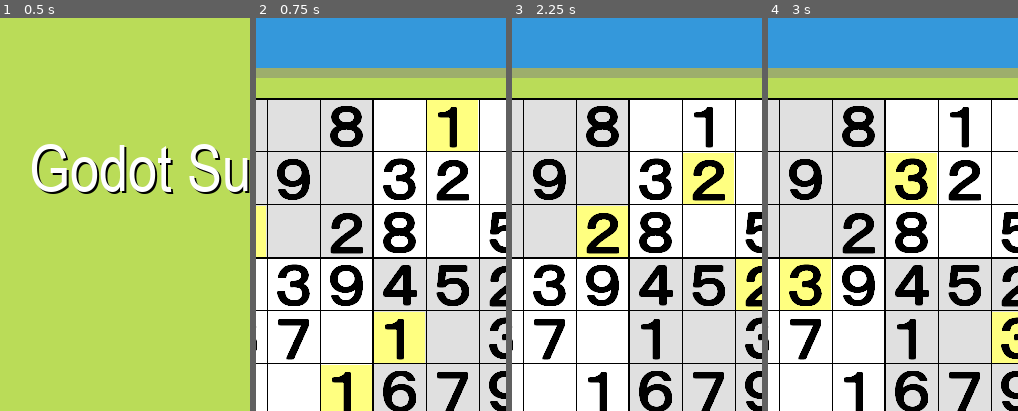
Above: before the commit, frames 1-4 (left to right).
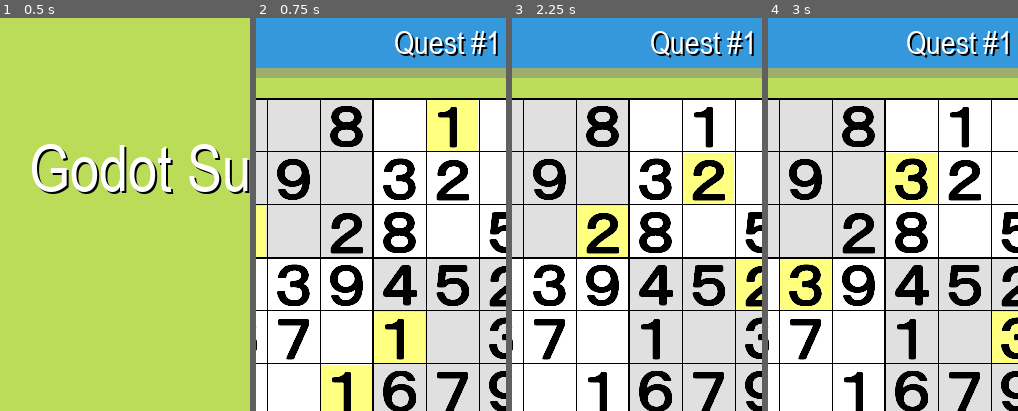
Above: after the commit, the same moments.

Repository: vivisuke/GodotSudoku
Game: Godot game, scene res://LevelScene.tscn
The game is run twice, just before and just after one commit, with the same random seed, the same clock (stepped at 60 frames per second) and the same inputs.
Inputs (mouse positions are % of the whole screen's width and height, from its top left):
- Up to frame 1 (0.5 s): no input
- Up to frame 2 (0.75 s): click (17, 63) at 0.5 s
- Up to frame 3 (2.25 s): click (34, 77) at 1.25 s; click (51, 77) at 2 s
- Up to frame 4 (3 s): click (67, 77) at 2.75 s
The pictures show only the part of the screen within x 11-61%, y 0-50%; the shares and areas given below are measured in that part.

Frame 1 is identical in both runs. In frame 2, 1.4% of the frame differs, in the area x 55-97%, y 3-11%; in frame 3, 1.4%; in frame 4, 1.4%.

Commit message:
0035 ◎ C 03/22 03/22 0.001│ToDo│メイン画面：タイトルバー中央に問題番号表示

Diff:
--- a/GodotSudoku/Main.gd
+++ b/GodotSudoku/Main.gd
@@ -19,6 +19,7 @@
 var numButtons = []
 
 func _ready():
+	$TitleLabel.text = "Quest #%d" % Global.qNumber
 	numButtons.resize(9)
 	for i in range(9):
 		numButtons[i] = numButtonNode(i+1)
--- a/GodotSudoku/Main.tscn
+++ b/GodotSudoku/Main.tscn
@@ -69,6 +69,11 @@
 [ext_resource path="res://images/numButtonCursor.png" type="Texture" id=67]
 [ext_resource path="res://images/arrow_back_white.png" type="Texture" id=68]
 [ext_resource path="res://images/arrow_back_gray.png" type="Texture" id=69]
+[ext_resource path="res://Arialn.ttf" type="DynamicFontData" id=70]
+
+[sub_resource type="DynamicFont" id=3]
+size = 32
+font_data = ExtResource( 70 )
 
 [sub_resource type="TileSet" id=1]
 0/name = "numCursor.png 0"
@@ -629,6 +634,20 @@
 "_edit_use_anchors_": false
 }
 
+[node name="TitleLabel" type="Label" parent="."]
+margin_left = 191.273
+margin_top = 5.75682
+margin_right = 298.273
+margin_bottom = 42.7568
+custom_fonts/font = SubResource( 3 )
+custom_colors/font_color_shadow = Color( 0, 0, 0, 1 )
+custom_constants/shadow_offset_x = 2
+custom_constants/shadow_offset_y = 2
+text = "Quest #1"
+__meta__ = {
+"_edit_use_anchors_": false
+}
+
 [node name="CenterContainer" type="CenterContainer" parent="."]
 margin_top = 70.0
 margin_right = 500.0
Not shown: 1 places in GodotSudoku/Main.tscn that only renumber resources
Not shown, changed: GodotSudoku.spr
